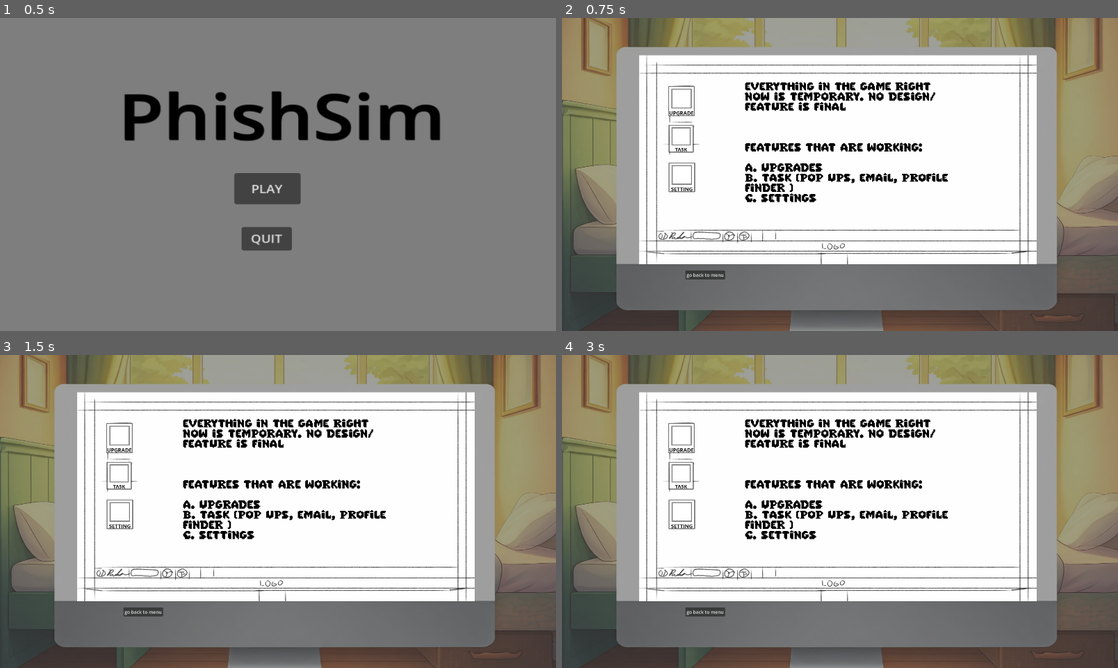
Above: before the commit, frames 1-4 (two rows, left to right).
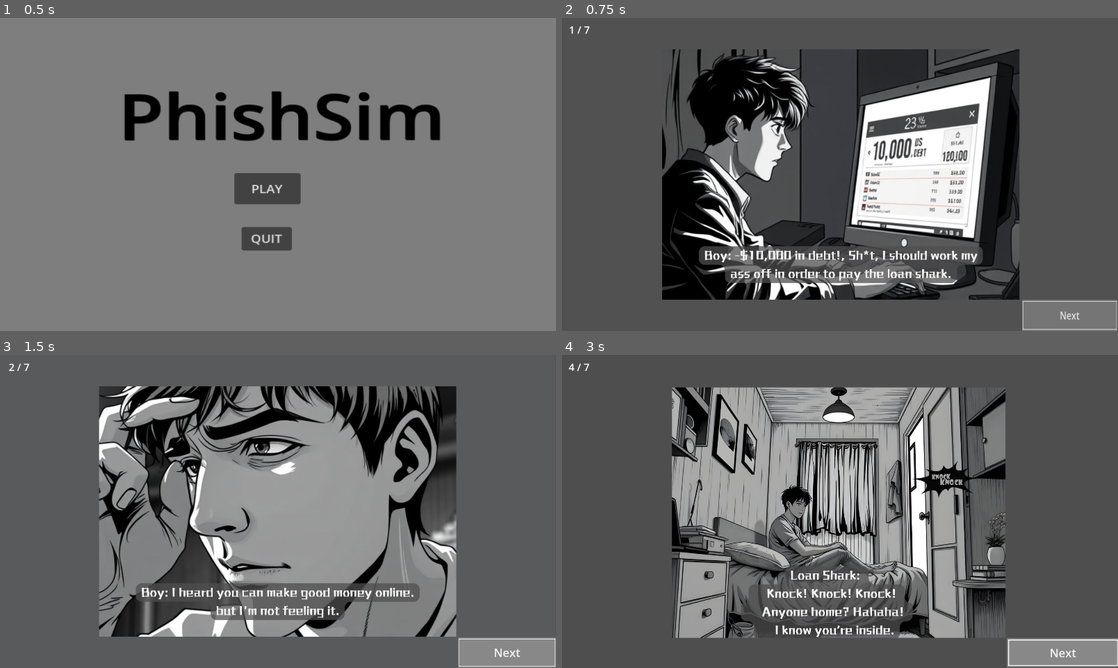
Above: after the commit, the same moments.

Repository: Bulaong-RuznielM/PhishSim---ANZUELO
Game: Godot game, scene res://SCENES/Main/menu.tscn
The game is run twice, just before and just after one commit, with the same random seed, the same clock (stepped at 60 frames per second) and the same inputs.
Inputs (mouse positions are in pixels of both pictures, inside the frame that each line leads up to):
- Up to frame 1 (0.5 s): no input
- Up to frame 2 (0.75 s): click "PLAY" at 0.5 s
- Up to frame 3 (1.5 s): click (505, 652) at 1.25 s, where only the run after the commit has a clickable "Next"
- Up to frame 4 (3 s): click (1067, 652) at 2 s, where only the run after the commit has a clickable "Next"; click (1067, 652) at 2.75 s, where only the run after the commit has a clickable "Next"

Frame 1 is identical in both runs. In frame 2, 81% of the frame differs, in the area x 0-100%, y 0-100%; in frame 3, 87%; in frame 4, 87%.

Commit message:
Cutscene (start)
Just added 7 slides for the Cutscene (start). Also added a button (Next) on the lower right of the screen. And Slide counter on upper Left of the screen.

Diff:
--- /dev/null
+++ b/SCENES/Sub/1.gd
@@ -0,0 +1,7 @@
+extends Sprite2D
+
+
+
+
+func _on_skip_1_pressed() -> void:
+	get_tree().change_scene_to_file("res://SCENES/Sub/2scene.tscn")
--- /dev/null
+++ b/SCENES/Sub/1scene_2d.tscn
@@ -0,0 +1,35 @@
+[gd_scene load_steps=4 format=3 uid="uid://d17n7de816ha8"]
+
+[ext_resource type="Texture2D" uid="uid://cl350j5sgccw4" path="res://ASSETS/CutScenes/1.jpg" id="1_flfy5"]
+[ext_resource type="Texture2D" uid="uid://dytgv17hkdxr8" path="res://ASSETS/Task/task_button.png" id="2_5yaj4"]
+[ext_resource type="Script" path="res://SCENES/Sub/1.gd" id="2_jmsv4"]
+
+[node name="Node2D" type="Node2D"]
+
+[node name="1" type="Sprite2D" parent="."]
+position = Vector2(963, 540)
+texture = ExtResource("1_flfy5")
+script = ExtResource("2_jmsv4")
+
+[node name="TaskButton" type="Sprite2D" parent="1"]
+position = Vector2(790.25, 486.25)
+scale = Vector2(0.742697, 0.959459)
+texture = ExtResource("2_5yaj4")
+
+[node name="skip_1" type="Button" parent="1/TaskButton"]
+offset_left = -216.0
+offset_top = -49.0
+offset_right = 217.0
+offset_bottom = 49.0
+theme_override_font_sizes/font_size = 40
+text = "Next"
+
+[node name="Label" type="Label" parent="."]
+offset_left = 24.0
+offset_top = 16.0
+offset_right = 356.0
+offset_bottom = 187.0
+theme_override_font_sizes/font_size = 35
+text = "1 / 7"
+
+[connection signal="pressed" from="1/TaskButton/skip_1" to="1" method="_on_skip_1_pressed"]
--- /dev/null
+++ b/SCENES/Sub/2_scene.gd
@@ -0,0 +1,7 @@
+extends Node2D
+
+
+
+
+func _on_skip_2_pressed() -> void:
+	get_tree().change_scene_to_file("res://SCENES/Sub/3scene.tscn")
--- /dev/null
+++ b/SCENES/Sub/2scene.tscn
@@ -0,0 +1,36 @@
+[gd_scene load_steps=4 format=3 uid="uid://3tk8hpmlt371"]
+
+[ext_resource type="Texture2D" uid="uid://dyty8h4dhelmw" path="res://ASSETS/CutScenes/2.jpg" id="1_d3fwc"]
+[ext_resource type="Script" path="res://SCENES/Sub/2_scene.gd" id="1_fcvtp"]
+[ext_resource type="Texture2D" uid="uid://dytgv17hkdxr8" path="res://ASSETS/Task/task_button.png" id="2_335p5"]
+
+[node name="Scene_2" type="Node2D"]
+script = ExtResource("1_fcvtp")
+
+[node name="2" type="Sprite2D" parent="."]
+position = Vector2(959, 540)
+texture = ExtResource("1_d3fwc")
+
+[node name="TaskButton" type="Sprite2D" parent="."]
+position = Vector2(1751.25, 1026.75)
+scale = Vector2(0.765169, 0.95045)
+texture = ExtResource("2_335p5")
+
+[node name="skip_2" type="Button" parent="."]
+offset_left = 1586.0
+offset_top = 981.0
+offset_right = 1916.0
+offset_bottom = 1073.0
+theme_override_font_sizes/font_size = 40
+text = "Next"
+
+[node name="Label" type="Label" parent="skip_2"]
+layout_mode = 0
+offset_left = -1556.0
+offset_top = -964.0
+offset_right = -1484.0
+offset_bottom = -915.0
+theme_override_font_sizes/font_size = 35
+text = "2 / 7"
+
+[connection signal="pressed" from="skip_2" to="." method="_on_skip_2_pressed"]
--- /dev/null
+++ b/SCENES/Sub/3_scene.gd
@@ -0,0 +1,7 @@
+extends Node2D
+
+
+
+
+func _on_skip_3_pressed() -> void:
+	get_tree().change_scene_to_file("res://SCENES/Sub/4scene.tscn")
--- /dev/null
+++ b/SCENES/Sub/3scene.tscn
@@ -0,0 +1,36 @@
+[gd_scene load_steps=4 format=3 uid="uid://dchfx8vaddxkl"]
+
+[ext_resource type="Texture2D" uid="uid://c21regqr64rgc" path="res://ASSETS/CutScenes/3.jpg" id="1_50bfi"]
+[ext_resource type="Script" path="res://SCENES/Sub/3_scene.gd" id="1_vc787"]
+[ext_resource type="Texture2D" uid="uid://dytgv17hkdxr8" path="res://ASSETS/Task/task_button.png" id="2_ebvbe"]
+
+[node name="Scene_3" type="Node2D"]
+script = ExtResource("1_vc787")
+
+[node name="3" type="Sprite2D" parent="."]
+position = Vector2(963, 542)
+texture = ExtResource("1_50bfi")
+
+[node name="TaskButton" type="Sprite2D" parent="."]
+position = Vector2(1753.25, 1028.25)
+scale = Vector2(0.765169, 0.905405)
+texture = ExtResource("2_ebvbe")
+
+[node name="skip_3" type="Button" parent="."]
+offset_left = 1588.0
+offset_top = 984.0
+offset_right = 1918.0
+offset_bottom = 1072.0
+theme_override_font_sizes/font_size = 40
+text = "Next"
+
+[node name="Label" type="Label" parent="skip_3"]
+layout_mode = 0
+offset_left = -1572.0
+offset_top = -968.0
+offset_right = -1500.0
+offset_bottom = -919.0
+theme_override_font_sizes/font_size = 35
+text = "3 / 7"
+
+[connection signal="pressed" from="skip_3" to="." method="_on_skip_3_pressed"]
--- /dev/null
+++ b/SCENES/Sub/4_scene.gd
@@ -0,0 +1,7 @@
+extends Node2D
+
+
+
+
+func _on_skip_4_pressed() -> void:
+	get_tree().change_scene_to_file("res://SCENES/Sub/5scene.tscn")
--- /dev/null
+++ b/SCENES/Sub/4scene.tscn
@@ -0,0 +1,36 @@
+[gd_scene load_steps=4 format=3 uid="uid://yd1nhm0xsjhn"]
+
+[ext_resource type="Script" path="res://SCENES/Sub/4_scene.gd" id="1_2mvay"]
+[ext_resource type="Texture2D" uid="uid://6xwnrp8fhy50" path="res://ASSETS/CutScenes/4.jpg" id="1_f3spr"]
+[ext_resource type="Texture2D" uid="uid://dytgv17hkdxr8" path="res://ASSETS/Task/task_button.png" id="2_8adk3"]
+
+[node name="Scene_4" type="Node2D"]
+script = ExtResource("1_2mvay")
+
+[node name="4" type="Sprite2D" parent="."]
+position = Vector2(961, 544)
+texture = ExtResource("1_f3spr")
+
+[node name="TaskButton" type="Sprite2D" parent="."]
+position = Vector2(1729.75, 1027.25)
+scale = Vector2(0.870786, 0.905405)
+texture = ExtResource("2_8adk3")
+
+[node name="skip_4" type="Button" parent="."]
+offset_left = 1544.0
+offset_top = 985.0
+offset_right = 1917.0
+offset_bottom = 1070.0
+theme_override_font_sizes/font_size = 40
+text = "Next"
+
+[node name="Label" type="Label" parent="skip_4"]
+layout_mode = 0
+offset_left = -1521.0
+offset_top = -968.0
+offset_right = -1449.0
+offset_bottom = -919.0
+theme_override_font_sizes/font_size = 35
+text = "4 / 7"
+
+[connection signal="pressed" from="skip_4" to="." method="_on_skip_4_pressed"]
--- /dev/null
+++ b/SCENES/Sub/5_scene.gd
@@ -0,0 +1,7 @@
+extends Node2D
+
+
+
+
+func _on_skip_5_pressed() -> void:
+	get_tree().change_scene_to_file("res://SCENES/Sub/6scene.tscn")
--- /dev/null
+++ b/SCENES/Sub/5scene.tscn
@@ -0,0 +1,36 @@
+[gd_scene load_steps=4 format=3 uid="uid://bmwy376186pr5"]
+
+[ext_resource type="Script" path="res://SCENES/Sub/5_scene.gd" id="1_24nce"]
+[ext_resource type="Texture2D" uid="uid://d2wjbshh0gyv6" path="res://ASSETS/CutScenes/5.jpg" id="1_sb7ym"]
+[ext_resource type="Texture2D" uid="uid://dytgv17hkdxr8" path="res://ASSETS/Task/task_button.png" id="2_pqi8h"]
+
+[node name="Scene_5" type="Node2D"]
+script = ExtResource("1_24nce")
+
+[node name="5" type="Sprite2D" parent="."]
+position = Vector2(963, 538)
+texture = ExtResource("1_sb7ym")
+
+[node name="TaskButton" type="Sprite2D" parent="."]
+position = Vector2(1727.75, 1025.25)
+scale = Vector2(0.857303, 0.977477)
+texture = ExtResource("2_pqi8h")
+
+[node name="skip_5" type="Button" parent="."]
+offset_left = 1544.0
+offset_top = 977.0
+offset_right = 1912.0
+offset_bottom = 1073.0
+theme_override_font_sizes/font_size = 40
+text = "Next"
+
+[node name="Label" type="Label" parent="skip_5"]
+layout_mode = 0
+offset_left = -1527.0
+offset_top = -960.0
+offset_right = -1455.0
+offset_bottom = -911.0
+theme_override_font_sizes/font_size = 35
+text = "5 / 7"
+
+[connection signal="pressed" from="skip_5" to="." method="_on_skip_5_pressed"]
--- /dev/null
+++ b/SCENES/Sub/6_scene.gd
@@ -0,0 +1,8 @@
+extends Node2D
+
+
+
+
+
+func _on_skip_6_pressed() -> void:
+	get_tree().change_scene_to_file("res://SCENES/Sub/7scene.tscn")
--- /dev/null
+++ b/SCENES/Sub/6scene.tscn
@@ -0,0 +1,36 @@
+[gd_scene load_steps=4 format=3 uid="uid://4adeaw1g3gbk"]
+
+[ext_resource type="Script" path="res://SCENES/Sub/6_scene.gd" id="1_g4k70"]
+[ext_resource type="Texture2D" uid="uid://c6ee5h02e8bmh" path="res://ASSETS/CutScenes/6.jpg" id="1_r5iw8"]
+[ext_resource type="Texture2D" uid="uid://dytgv17hkdxr8" path="res://ASSETS/Task/task_button.png" id="2_jeyqc"]
+
+[node name="Scene_6" type="Node2D"]
+script = ExtResource("1_g4k70")
+
+[node name="6" type="Sprite2D" parent="."]
+position = Vector2(959, 536)
+texture = ExtResource("1_r5iw8")
+
+[node name="TaskButton" type="Sprite2D" parent="."]
+position = Vector2(1726.75, 1023.75)
+scale = Vector2(0.861798, 0.914415)
+texture = ExtResource("2_jeyqc")
+
+[node name="skip_6" type="Button" parent="."]
+offset_left = 1543.0
+offset_top = 981.0
+offset_right = 1911.0
+offset_bottom = 1067.0
+theme_override_font_sizes/font_size = 40
+text = "Next"
+
+[node name="Label" type="Label" parent="skip_6"]
+layout_mode = 0
+offset_left = -1523.0
+offset_top = -966.0
+offset_right = -1451.0
+offset_bottom = -917.0
+theme_override_font_sizes/font_size = 35
+text = "6 / 7"
+
+[connection signal="pressed" from="skip_6" to="." method="_on_skip_6_pressed"]
--- /dev/null
+++ b/SCENES/Sub/7_scene.gd
@@ -0,0 +1,8 @@
+extends Node2D
+
+
+
+
+
+func _on_skip_7_pressed() -> void:
+	get_tree().change_scene_to_file("res://SCENES/Main/Game.tscn")
--- /dev/null
+++ b/SCENES/Sub/7scene.tscn
@@ -0,0 +1,35 @@
+[gd_scene load_steps=4 format=3 uid="uid://dabj2mju5f0mi"]
+
+[ext_resource type="Script" path="res://SCENES/Sub/7_scene.gd" id="1_hgkyp"]
+[ext_resource type="Texture2D" uid="uid://o6gqu43l4n6o" path="res://ASSETS/CutScenes/7.jpg" id="1_tjm1m"]
+[ext_resource type="Texture2D" uid="uid://dytgv17hkdxr8" path="res://ASSETS/Task/task_button.png" id="2_vhupo"]
+
+[node name="Scene_7" type="Node2D"]
+script = ExtResource("1_hgkyp")
+
+[node name="7" type="Sprite2D" parent="."]
+position = Vector2(962, 539)
+texture = ExtResource("1_tjm1m")
+
+[node name="TaskButton" type="Sprite2D" parent="."]
+position = Vector2(1750.25, 1026.25)
+scale = Vector2(0.75618, 0.923423)
+texture = ExtResource("2_vhupo")
+
+[node name="skip_7" type="Button" parent="."]
+offset_left = 1589.0
+offset_top = 982.0
+offset_right = 1913.0
+offset_bottom = 1069.0
+theme_override_font_sizes/font_size = 40
+text = "Next"
+
+[node name="Label" type="Label" parent="."]
+offset_left = 16.0
+offset_top = 16.0
+offset_right = 88.0
+offset_bottom = 65.0
+theme_override_font_sizes/font_size = 35
+text = "7 / 7"
+
+[connection signal="pressed" from="skip_7" to="." method="_on_skip_7_pressed"]
--- a/Scripts/menu.gd
+++ b/Scripts/menu.gd
@@ -2,7 +2,7 @@
 
 
 func _on_play_pressed() -> void:
-	get_tree().change_scene_to_file("res://SCENES/Main/Game.tscn")
+	get_tree().change_scene_to_file("res://SCENES/Sub/1scene_2d.tscn")
 
 func _on_exit_pressed() -> void:
 	get_tree().quit()
Binary file added: ASSETS/CutScenes/1.jpg
Not shown, added: ASSETS/CutScenes/1.jpg.import
Binary file added: ASSETS/CutScenes/2.jpg
Not shown, added: ASSETS/CutScenes/2.jpg.import
Binary file added: ASSETS/CutScenes/3.jpg
Not shown, added: ASSETS/CutScenes/3.jpg.import
Binary file added: ASSETS/CutScenes/4.jpg
Not shown, added: ASSETS/CutScenes/4.jpg.import
Binary file added: ASSETS/CutScenes/5.jpg
Not shown, added: ASSETS/CutScenes/5.jpg.import
Binary file added: ASSETS/CutScenes/6.jpg
Not shown, added: ASSETS/CutScenes/6.jpg.import
(and 2 more such lines)
